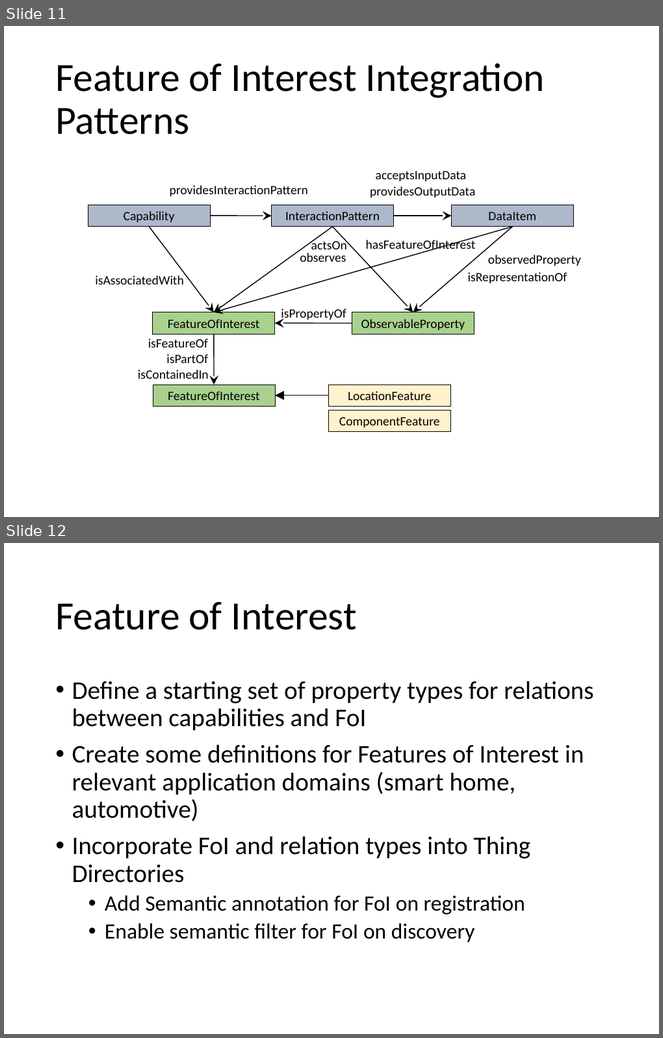
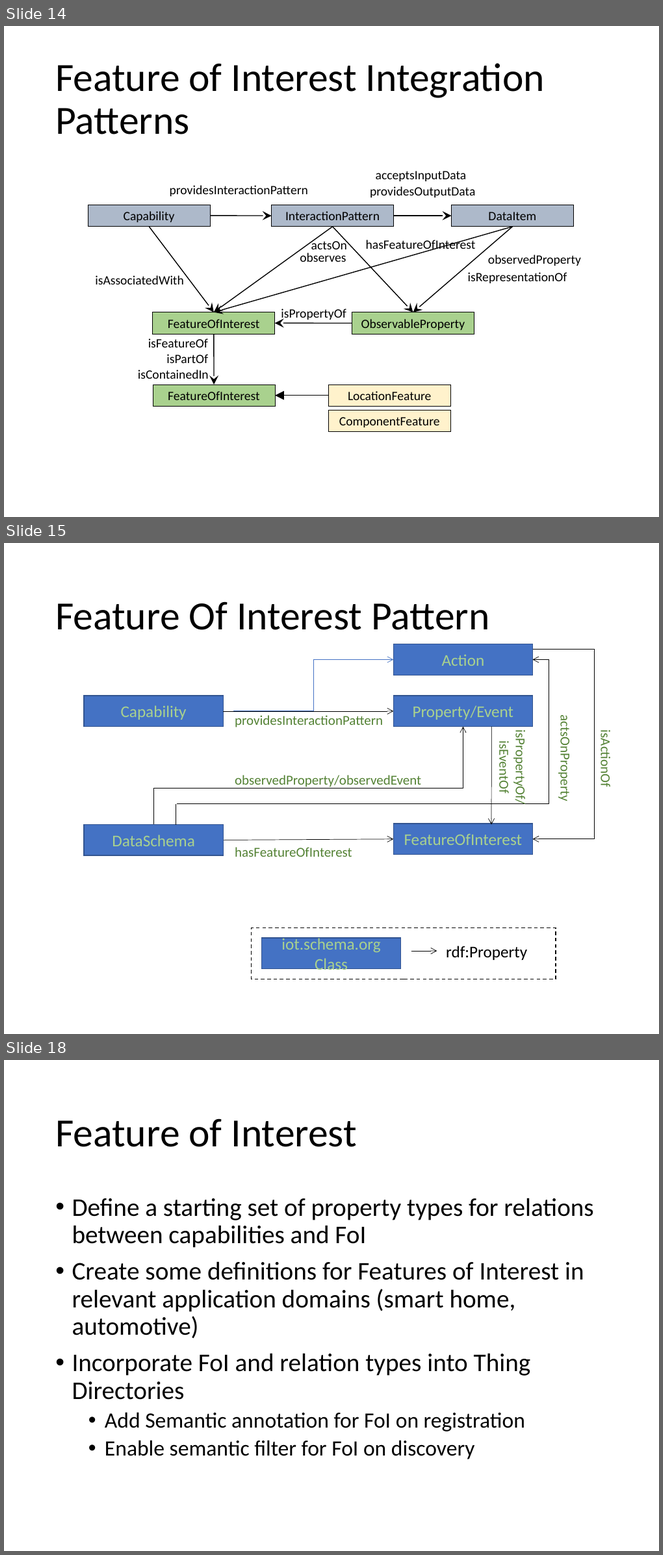
Before and after one commit to iot-schema-collab/teleconferences, a slide deck: iot.schema.org-19042018.pptx. Shown one above the other, each under a label of ours: slides 11 and 12 before the commit, slides 14, 15 and 18 after it; the slides between them are not shown. The pictures are 663x1038 and 663x1555 pixels, drawn with LibreOffice and Linux fonts; fonts in the diff are those of the drawing. Boxes give left, top, right and bottom in pixels: in the first picture for what was removed or moved away, otherwise in the second. Text is boxed around its words. In the diff, an @@ line names an element or a change of style, - is before the commit and + after.

Commit message:
Added a proposal for use of RDF Shape Constraints into iot.schema.org. Also added a proposal for introducing the Feature of Interest into iot.schema.org, together with the integration with SSN/SOSA and W3C WoT Thing Description model.

```diff
--- a/iot.schema.org-19042018.pptx
+++ b/iot.schema.org-19042018.pptx
@@ slide 15 added at <box>4,543,659,1034</box>, background #FFFFFF @@
@@ title added at <box>55,601,490,630</box>, 44 pt, text #000000 @@
+Feature Of Interest Pattern
@@ elbow arrow added from (177, 804) to (532, 659), #000000 0.5 pt @@
@@ elbow arrow added from (233, 711) to (393, 659), #4472C4 0.5 pt @@
@@ rectangle added at <box>393,644,532,676</box>, fill #4472C4, outline #325491 1 pt, 18 pt, text #A9D18E @@
+Action
@@ elbow arrow added from (595, 649) to (532, 839), #000000 0.5 pt @@
@@ line added from (595, 649) to (532, 649), #000000 0.5 pt @@
@@ rectangle added at <box>84,696,224,726</box>, fill #4472C4, outline #325491 1 pt, 18 pt, text #A9D18E @@
+Capability
@@ rectangle added at <box>393,696,532,726</box>, fill #4472C4, outline #325491 1 pt, 18 pt, text #A9D18E @@
+Property/Event
@@ arrow added from (224, 711) to (393, 711), #000000 0.5 pt @@
@@ text added at <box>235,715,383,728</box>, 15 pt, text #548235 @@
+providesInteractionPattern
@@ elbow arrow added from (154, 824) to (464, 727), #000000 0.5 pt @@
@@ arrow added from (492, 727) to (492, 824), #000000 0.5 pt @@
@@ text added at <box>496,737,529,803</box>, 15 pt, text #548235 @@
+isPropertyOf/
+isEventOf
@@ text added at <box>557,724,574,799</box>, 15 pt, text #548235 @@
+actsOnProperty
@@ text added at <box>597,735,614,786</box>, 15 pt, text #548235 @@
+isActionOf
@@ text added at <box>235,775,421,789</box>, 15 pt, text #548235 @@
+observedProperty/observedEvent
@@ line added from (176, 804) to (176, 824), #000000 0.5 pt @@
@@ rectangle added at <box>84,824,224,856</box>, fill #4472C4, outline #325491 1 pt, 18 pt, text #A9D18E @@
+DataSchema
@@ rectangle added at <box>393,824,532,855</box>, fill #4472C4, outline #325491 1 pt, 18 pt, text #A9D18E @@
+FeatureOfInterest
@@ arrow added from (224, 841) to (393, 839), #000000 0.5 pt @@
@@ text added at <box>235,847,352,857</box>, 15 pt, text #548235 @@
+hasFeatureOfInterest
@@ rectangle added at <box>252,928,556,980</box>, outline #000000 1 pt dashed @@
@@ rectangle added at <box>261,938,401,969</box>, fill #4472C4, outline #325491 1 pt, 18 pt, text #A9D18E @@
+iot.schema.org Class
@@ arrow added from (412, 951) to (437, 951), #000000 0.5 pt @@
@@ text added at <box>446,946,527,960</box>, 18 pt, text #000000 @@
+rdf:Property
@@ what was slide 11 is now slide 14 @@
@@ what was slide 12 is now slide 18 @@
```
Also in this commit, not shown: 9 other slides added, 1 other file.
